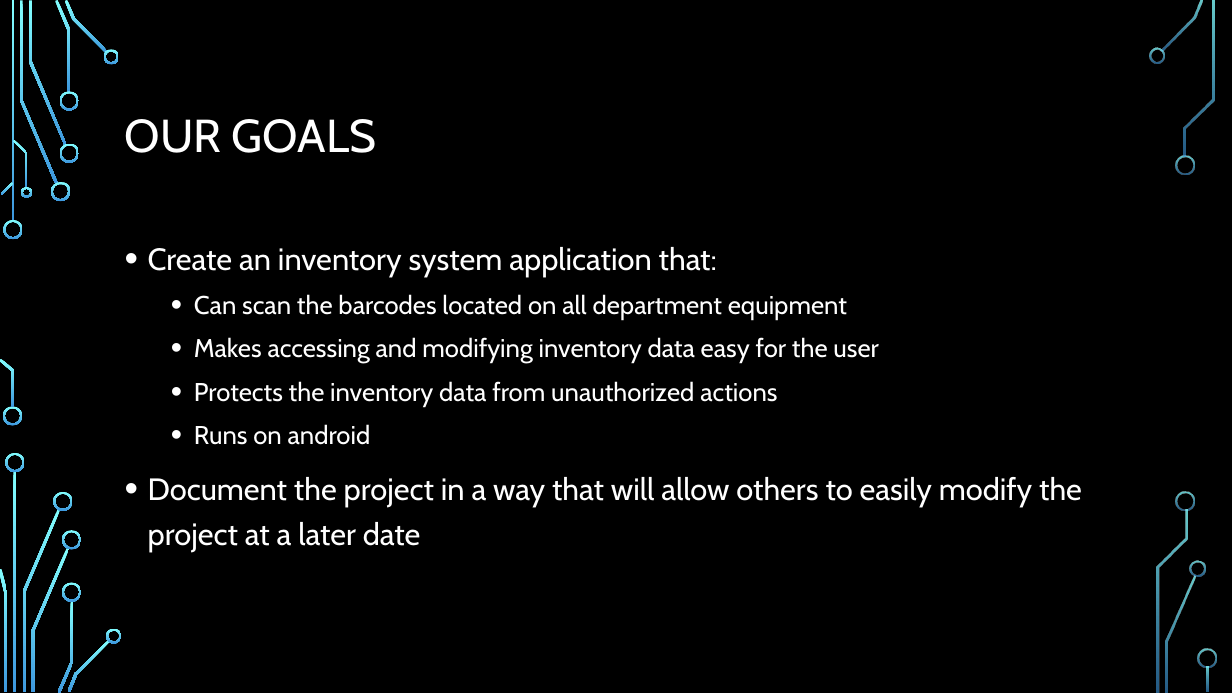
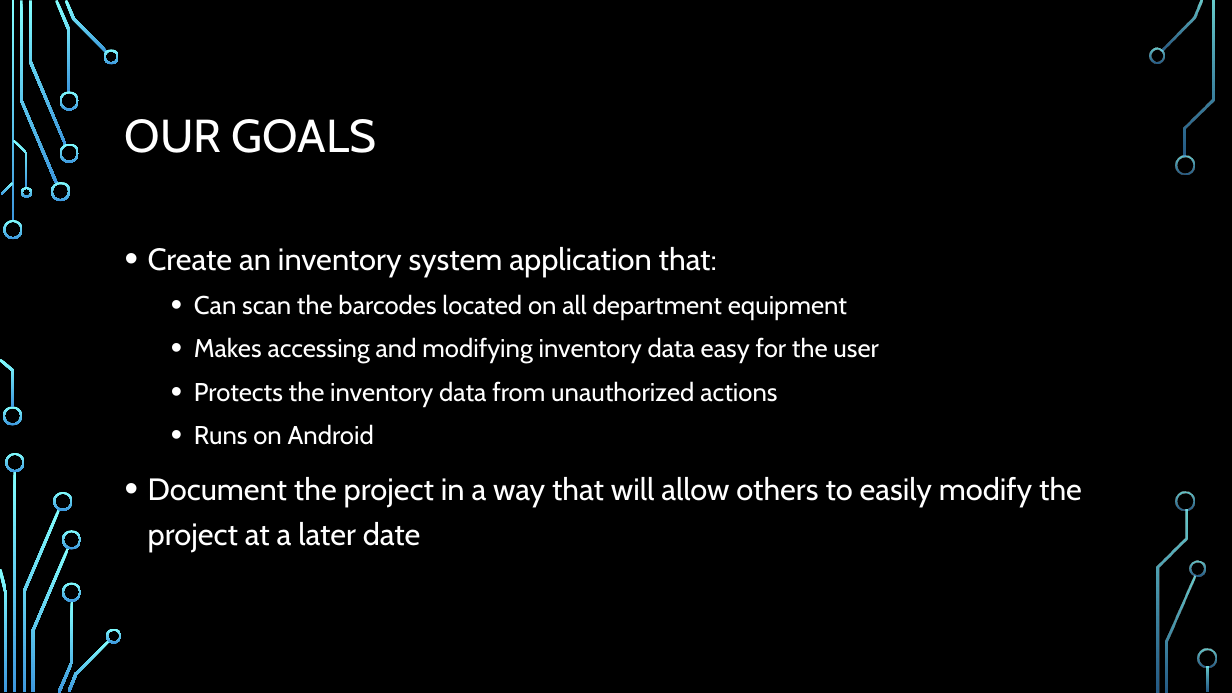
Before and after one commit to frozenNodak/InventoryManagement491, a slide deck: slide 2 of Inventory Management System demo draft.pptx. Drawn at 1232x693 pixels with LibreOffice and Linux fonts; fonts in the diff are those of the drawing; background and template pictures are left out. Boxes give left, top, right and bottom in pixels: in the first picture for what was removed or moved away, otherwise in the second. Text is boxed around its words. In the diff, an @@ line names an element or a change of style, - is before the commit and + after.

```diff
--- a/Inventory Management System demo draft.pptx
+++ b/Inventory Management System demo draft.pptx
@@ text at (x1=194, y1=424, x2=374, y2=445): text changed @@
-  • Runs on android
+  • Runs on Android
```
Also in this commit, not shown: 2 other slides changed, 3 slides added, 31 other files.
